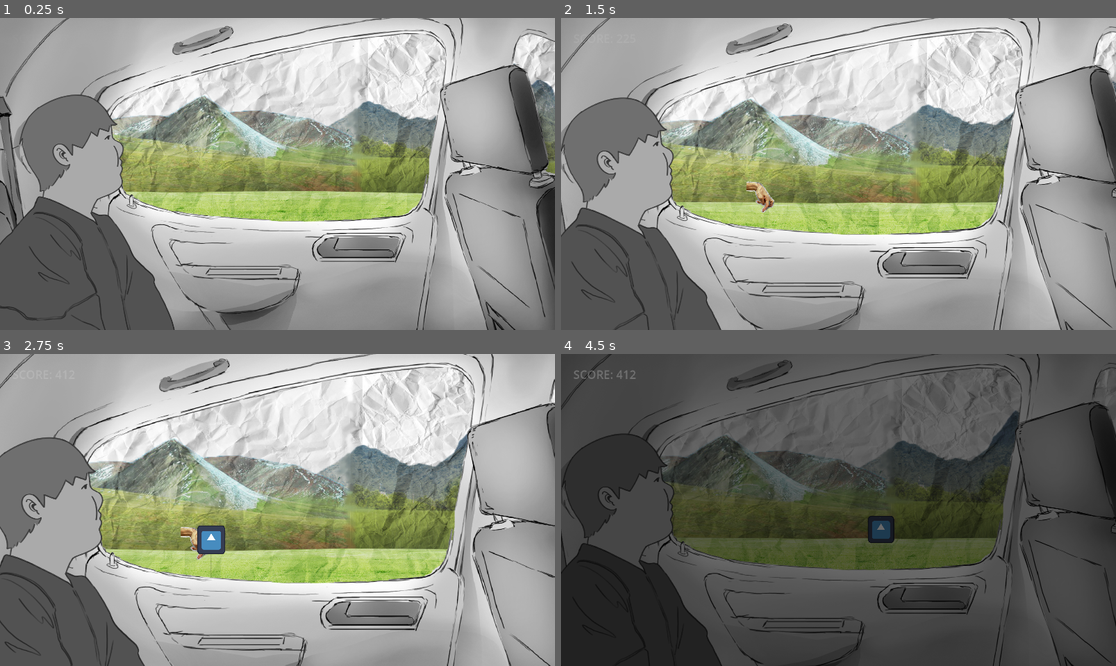
Above: before the commit, frames 1-4 (two rows, left to right).
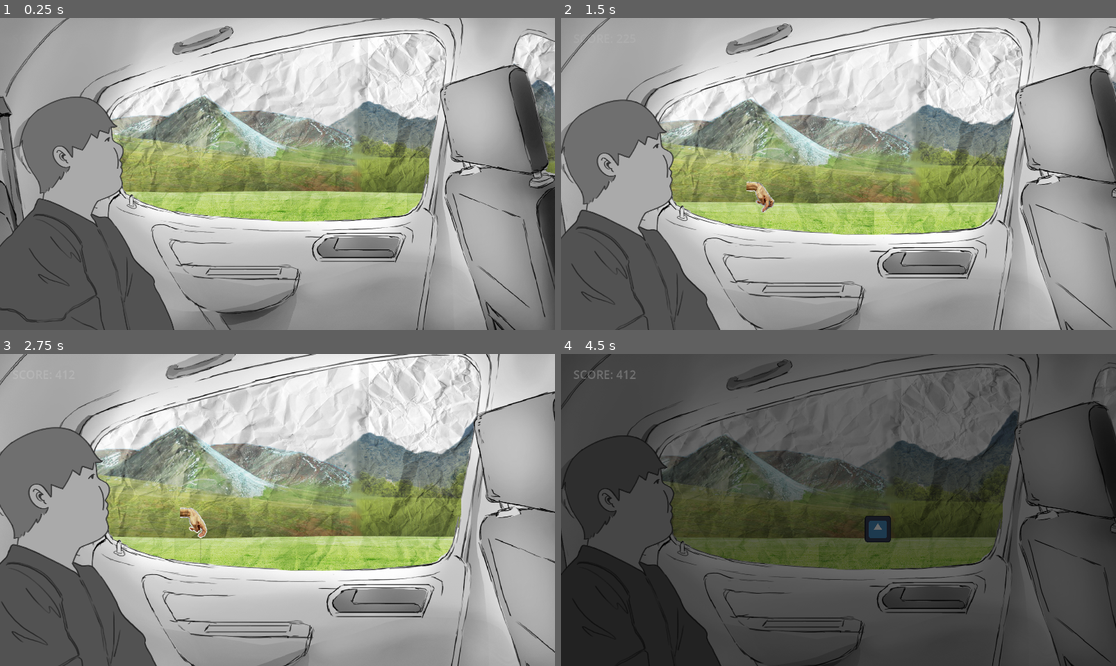
Above: after the commit, the same moments.

Repository: Turnute/DimancheApresMidi
Game: Godot game, scene res://scenes/game.tscn
The game is run twice, just before and just after one commit, with the same random seed, the same clock (stepped at 60 frames per second) and the same inputs. This scene is started directly instead of the project's main scene. The engine's default icon, where the game draws it, is replaced by a stand-in: a white triangle on a blue panel in a dark square. Sound files missing from this copy of the repository are replaced by a short silence.
Inputs:
- Up to frame 1 (0.25 s): no input
- Up to frame 2 (1.5 s): tap Enter (ui_accept) at 0.5 s; tap Space (jump) at 0.6, 0.77, 1.07, 1.35 s
- Up to frame 3 (2.75 s): tap Space (jump) at 1.52, 1.82, 2.1 s
- Up to frame 4 (4.5 s): tap Space (jump) at 2.85, 3.02, 3.32, 3.6, 3.77, 4.07, 4.35 s

The runs differ from the first frame. In frame 1, 1.5% of the frame differs, in the area x 0-75%, y 24-100%; in frame 2, 2.8%; in frame 3, 38%, in the area x 0-100%, y 0-100%; in frame 4, 3.2%.

Commit message:
Add bridge animation and new SFX events
Introduced bridge animation scene and script, added background music and argument sound effects, and updated the main game logic to trigger new events (speed bump, argument, bridge). Also adjusted timers, improved event randomness, and updated scene and audio controller scripts to support the new features.

Diff:
--- a/le-long-trajet-en-voiture/project.godot
+++ b/le-long-trajet-en-voiture/project.godot
@@ -15,6 +15,10 @@
 config/auto_accept_quit=false
 config/features=PackedStringArray("4.5", "Forward Plus")
 config/icon="res://icon.svg"
+
+[autoload]
+
+Bgm="*res://scenes/bgm.tscn"
 
 [display]
 
--- /dev/null
+++ b/le-long-trajet-en-voiture/scenes/bgm.tscn
@@ -0,0 +1,8 @@
+[gd_scene load_steps=2 format=3 uid="uid://deh2ovw1qdoj3"]
+
+[ext_resource type="AudioStream" uid="uid://b56sw8mcyqbb2" path="res://assets/bgm/musique_fond.wav" id="1_q5y64"]
+
+[node name="BGM" type="AudioStreamPlayer2D"]
+stream = ExtResource("1_q5y64")
+volume_db = 6.5
+autoplay = true
--- a/le-long-trajet-en-voiture/scenes/bridge_anim.tscn
+++ b/le-long-trajet-en-voiture/scenes/bridge_anim.tscn
@@ -1,33 +1,7 @@
 [gd_scene load_steps=9 format=3 uid="uid://bfiqkbnrj3v2h"]
 
+[ext_resource type="Script" uid="uid://c400o4rrjotme" path="res://scripts/bridge_anim.gd" id="1_teg1w"]
 [ext_resource type="Texture2D" uid="uid://xavqalohecwr" path="res://assets/events/bridge.png" id="1_wyudv"]
-
-[sub_resource type="Animation" id="Animation_bugwq"]
-length = 0.001
-tracks/0/type = "value"
-tracks/0/imported = false
-tracks/0/enabled = true
-tracks/0/path = NodePath("AnimationPlayer/ColorRect:color")
-tracks/0/interp = 1
-tracks/0/loop_wrap = true
-tracks/0/keys = {
-"times": PackedFloat32Array(0),
-"transitions": PackedFloat32Array(1),
-"update": 0,
-"values": [Color(0, 0, 0, 0.39215687)]
-}
-tracks/1/type = "value"
-tracks/1/imported = false
-tracks/1/enabled = true
-tracks/1/path = NodePath("AnimationPlayer/Sprite2D:position")
-tracks/1/interp = 1
-tracks/1/loop_wrap = true
-tracks/1/keys = {
-"times": PackedFloat32Array(0),
-"transitions": PackedFloat32Array(1),
-"update": 0,
-"values": [Vector2(899.00006, 4)]
-}
 
 [sub_resource type="Animation" id="Animation_drcax"]
 resource_name = "debuttunnel"
@@ -54,35 +28,19 @@
 "times": PackedFloat32Array(0, 5.5, 7.9),
 "transitions": PackedFloat32Array(1, 1, 1),
 "update": 0,
-"values": [Vector2(899, -9), Vector2(-242.06833, -9.000001), Vector2(-730, -9)]
+"values": [Vector2(891.00006, -145), Vector2(-242.068, -145), Vector2(-730, -145)]
 }
-
-[sub_resource type="Animation" id="Animation_8kqdj"]
-resource_name = "debutunnel"
-length = 8.0
-tracks/0/type = "value"
-tracks/0/imported = false
-tracks/0/enabled = true
-tracks/0/path = NodePath("AnimationPlayer/Sprite2D:position")
-tracks/0/interp = 1
-tracks/0/loop_wrap = true
-tracks/0/keys = {
-"times": PackedFloat32Array(0, 6.99),
+tracks/2/type = "value"
+tracks/2/imported = false
+tracks/2/enabled = true
+tracks/2/path = NodePath("AnimationPlayer/ColorRect:visible")
+tracks/2/interp = 1
+tracks/2/loop_wrap = true
+tracks/2/keys = {
+"times": PackedFloat32Array(0, 7.95),
 "transitions": PackedFloat32Array(1, 1),
-"update": 0,
-"values": [Vector2(899.00006, 4), Vector2(-669.99994, 0)]
-}
-tracks/1/type = "value"
-tracks/1/imported = false
-tracks/1/enabled = true
-tracks/1/path = NodePath("AnimationPlayer/ColorRect:color")
-tracks/1/interp = 1
-tracks/1/loop_wrap = true
-tracks/1/keys = {
-"times": PackedFloat32Array(0, 2, 7.03),
-"transitions": PackedFloat32Array(1, 1, 1),
-"update": 0,
-"values": [Color(0, 0, 0, 0), Color(0, 0, 0, 1), Color(0, 0, 0, 0)]
+"update": 1,
+"values": [true, false]
 }
 
 [sub_resource type="Animation" id="Animation_v2wp5"]
@@ -133,33 +91,61 @@
 "values": [Color(0, 0, 0, 0.39215687), Color(0, 0, 0, 0)]
 }
 
+[sub_resource type="Animation" id="Animation_teg1w"]
+length = 0.001
+tracks/0/type = "value"
+tracks/0/imported = false
+tracks/0/enabled = true
+tracks/0/path = NodePath("AnimationPlayer/Sprite2D:position")
+tracks/0/interp = 1
+tracks/0/loop_wrap = true
+tracks/0/keys = {
+"times": PackedFloat32Array(0),
+"transitions": PackedFloat32Array(1),
+"update": 0,
+"values": [Vector2(891.00006, -145)]
+}
+tracks/1/type = "value"
+tracks/1/imported = false
+tracks/1/enabled = true
+tracks/1/path = NodePath("AnimationPlayer/ColorRect:visible")
+tracks/1/interp = 1
+tracks/1/loop_wrap = true
+tracks/1/keys = {
+"times": PackedFloat32Array(0),
+"transitions": PackedFloat32Array(1),
+"update": 1,
+"values": [true]
+}
+
 [sub_resource type="AnimationLibrary" id="AnimationLibrary_42jx5"]
 _data = {
-&"RESET": SubResource("Animation_bugwq"),
+&"RESET": SubResource("Animation_teg1w"),
 &"debuttunnel": SubResource("Animation_drcax"),
-&"debutunnel": SubResource("Animation_8kqdj"),
 &"fintunnel": SubResource("Animation_v2wp5"),
 &"over": SubResource("Animation_42jx5"),
 &"start": SubResource("Animation_f8lsp")
 }
 
 [node name="AnimBridge" type="Node2D"]
+script = ExtResource("1_teg1w")
 
 [node name="AnimationPlayer" type="AnimationPlayer" parent="."]
 libraries = {
 &"": SubResource("AnimationLibrary_42jx5")
 }
+speed_scale = 4.0
 
 [node name="ColorRect" type="ColorRect" parent="AnimationPlayer"]
-offset_left = -487.0
-offset_top = -188.0
-offset_right = 164.0
-offset_bottom = 169.0
+offset_left = -489.0
+offset_top = -333.0
+offset_right = 162.0
+offset_bottom = 24.0
 scale = Vector2(1.4975882, 1.0400006)
-color = Color(0, 0, 0, 0.39215687)
+color = Color(0, 0, 0, 0)
 metadata/_edit_use_anchors_ = true
 
 [node name="Sprite2D" type="Sprite2D" parent="AnimationPlayer"]
-position = Vector2(899.00006, 4)
+position = Vector2(891.00006, -145)
 scale = Vector2(0.34814814, 0.34814814)
 texture = ExtResource("1_wyudv")
--- a/le-long-trajet-en-voiture/scenes/game.tscn
+++ b/le-long-trajet-en-voiture/scenes/game.tscn
@@ -12,6 +12,7 @@
 [ext_resource type="Script" uid="uid://c4wc4mp5eaf60" path="res://scripts/character.gd" id="9_vtaks"]
 [ext_resource type="PackedScene" uid="uid://dckd2sv6d4xk0" path="res://scenes/hud.tscn" id="11_kvpfn"]
 [ext_resource type="Script" uid="uid://bneycx80q6s8v" path="res://scripts/game_sfx_controller.gd" id="12_dinhu"]
+[ext_resource type="PackedScene" uid="uid://bfiqkbnrj3v2h" path="res://scenes/bridge_anim.tscn" id="13_kvuet"]
 
 [sub_resource type="WorldBoundaryShape2D" id="WorldBoundaryShape2D_yqjtg"]
 
@@ -52,17 +53,19 @@
 script = ExtResource("1_lbhrr")
 
 [node name="EventTimer" type="Timer" parent="."]
-wait_time = 30.0
+wait_time = 10.0
 autostart = true
 
 [node name="EndTimer" type="Timer" parent="."]
 
 [node name="Loopable_Background" parent="." instance=ExtResource("2_p57ef")]
+visibility_layer = 2
 position = Vector2(174, -125)
 scale = Vector2(0.175, 0.175)
 speed_ref = NodePath("..")
 
 [node name="Loopable_Ground" parent="." instance=ExtResource("3_p57ef")]
+visibility_layer = 2
 position = Vector2(149, -109)
 scale = Vector2(0.15, 0.15)
 speed_ref = NodePath("..")
@@ -73,6 +76,8 @@
 collision_layer = 4
 collision_mask = 10
 script = ExtResource("2_yqjtg")
+
+[node name="AnimBridge" parent="." instance=ExtResource("13_kvuet")]
 
 [node name="LE SOL" type="StaticBody2D" parent="."]
 position = Vector2(10, -67)
@@ -93,12 +98,14 @@
 position = Vector2(166, -8)
 
 [node name="car" type="Sprite2D" parent="."]
+top_level = true
+visibility_layer = 2
 position = Vector2(2, -86)
 scale = Vector2(0.25, 0.25)
 texture = ExtResource("7_u5sy4")
 
 [node name="character" type="Sprite2D" parent="car"]
-position = Vector2(-128, 16)
+position = Vector2(-128, 22)
 scale = Vector2(0.35, 0.35)
 texture = ExtResource("8_gee14")
 script = ExtResource("9_vtaks")
--- a/le-long-trajet-en-voiture/scenes/start.tscn
+++ b/le-long-trajet-en-voiture/scenes/start.tscn
@@ -89,7 +89,7 @@
 texture = ExtResource("5_1nvso")
 
 [node name="character" type="Sprite2D" parent="car"]
-position = Vector2(-128, 16.000011)
+position = Vector2(-128, 22)
 scale = Vector2(0.35, 0.35)
 texture = ExtResource("6_gsp51")
 script = ExtResource("7_r8uic")
--- /dev/null
+++ b/le-long-trajet-en-voiture/scripts/bridge_anim.gd
@@ -0,0 +1,6 @@
+extends Node2D
+
+@onready var brudge : AnimationPlayer = $AnimationPlayer
+
+func anim() -> void:
+	brudge.play("debuttunnel")
--- a/le-long-trajet-en-voiture/scripts/game_sfx_controller.gd
+++ b/le-long-trajet-en-voiture/scripts/game_sfx_controller.gd
@@ -3,11 +3,18 @@
 @onready var _sfx_player1: AudioStreamPlayer2D = $SFXPlayer1
 @onready var _sfx_player2: AudioStreamPlayer2D = $SFXPlayer2
 
+@export var argument1: AudioStream = preload("res://assets/sfx/argument1.wav")
+@export var argument2: AudioStream = preload("res://assets/sfx/argument2.wav")
 @export var bip: AudioStream = preload("res://assets/sfx/bip.wav")
 @export var bump: AudioStream = preload("res://assets//sfx/bump.wav")
 @export var jump: AudioStream = preload("res://assets/sfx/jump.wav")
 @export var kaboom: AudioStream = preload("res://assets//sfx/kaboom.wav")
 @export var scream: AudioStream = preload("res://assets//sfx/scream.wav")
+
+var rng := RandomNumberGenerator.new()
+
+func _ready() -> void:
+	rng.randomize()
 
 func _play_jump() -> void:
 	_sfx_player1.stream = jump
@@ -18,3 +25,20 @@
 	_sfx_player2.stream = scream
 	_sfx_player1.play()
 	_sfx_player2.play()
+
+func _play_bump() -> void:
+	_sfx_player2.stream = bump
+	_sfx_player2.play()
+
+func play_argument_and_wait() -> void:
+	var argument: AudioStream
+	var i : int = rng.randi_range(0,1)
+	if i == 0:
+		argument = argument1
+		print("on joue le 1")
+	if i == 1:
+		argument = argument2
+		print("on joue le 2")
+	_sfx_player2.stream = argument
+	_sfx_player2.play()
+	await _sfx_player2.finished
--- a/le-long-trajet-en-voiture/scripts/main.gd
+++ b/le-long-trajet-en-voiture/scripts/main.gd
@@ -21,6 +21,9 @@
 
 var rng := RandomNumberGenerator.new()
 
+var home: PackedScene = preload("res://scenes/start.tscn")
+var game_over_timer : float = 6.0
+
 func _ready() -> void:
 	rng.randomize()
 	new_game()
@@ -32,7 +35,6 @@
 		var tw := create_tween()
 		tw.set_trans(Tween.TRANS_SINE).set_ease(Tween.EASE_OUT)
 		tw.tween_property(_score_label, "modulate:a", 1.0, 30.0)
-
 
 func new_game() -> void:
 	speed = START_SPEED
@@ -51,6 +53,10 @@
 			_character.swap_textures()
 			_did_swap = true
 
+	if speed < MAX_SPEED:
+		speed += 0.5 * delta
+		#print(speed)
+
 func show_score() -> void:
 	if _score_label:
 		_score_label.text = "SCORE: %d" % int(score)
@@ -62,18 +68,18 @@
 	return speed
 
 func _on_event_timer_timeout() -> void:
-	if _event_timer:
-		_event_timer.wait_time = rng.randf_range(20.0, 40.0)
-	var ev: int = rng.randi_range(0, 0) # pour l'instant : toujours 0
+	_event_timer.wait_time = rng.randf_range(25.0, 40.0)
+	print(_event_timer.wait_time)
+	var ev: int = rng.randi_range(0,2)
 	match ev:
 		0:
-			# Event Pont
-			pass
+			event_speed_bumb()
+		1:
+			event_argument()
+		2:
+			event_bridge()
 		_:
 			pass
-
-var home: PackedScene = preload("res://scenes/start.tscn")
-var game_over_timer : float = 6.0
 
 func game_over() -> void:
 	if is_game_over:
@@ -94,10 +100,23 @@
 		_end_timer.one_shot = true
 		_end_timer.start(game_over_timer)
 		await _end_timer.timeout
-		print("await OK")
 
 	get_tree().change_scene_to_file(HOME_PATH)
 
 func play_jump() -> void:
 	_audio_controller._play_jump()
 	$Camera2D.screen_shake(1)
+
+func event_speed_bumb() -> void:
+	$Player.jump(-800)
+	$Camera2D.screen_shake(10)
+	_audio_controller._play_bump()
+
+func event_argument() -> void:
+	$Camera2D.screen_shake(5)
+	$Camera2D.reset_camera(1)
+	await _audio_controller.play_argument_and_wait()
+	$Camera2D.zoom_to_target(10)
+
+func event_bridge() -> void:
+	$AnimBridge.anim()
Not shown, added: le-long-trajet-en-voiture/assets/bgm/musique_fond.wav.import
Not shown, added: le-long-trajet-en-voiture/assets/sfx/argument1.wav.import
Not shown, added: le-long-trajet-en-voiture/assets/sfx/argument2.wav.import
Not shown: 1 places in le-long-trajet-en-voiture/scenes/game.tscn that only renumber resources
Not shown, added: le-long-trajet-en-voiture/scripts/bridge_anim.gd.uid
Not shown, added: le-long-trajet-en-voiture/assets/bgm/musique_fond.wav
Not shown, added: le-long-trajet-en-voiture/assets/sfx/argument1.wav
Not shown, added: le-long-trajet-en-voiture/assets/sfx/argument2.wav
